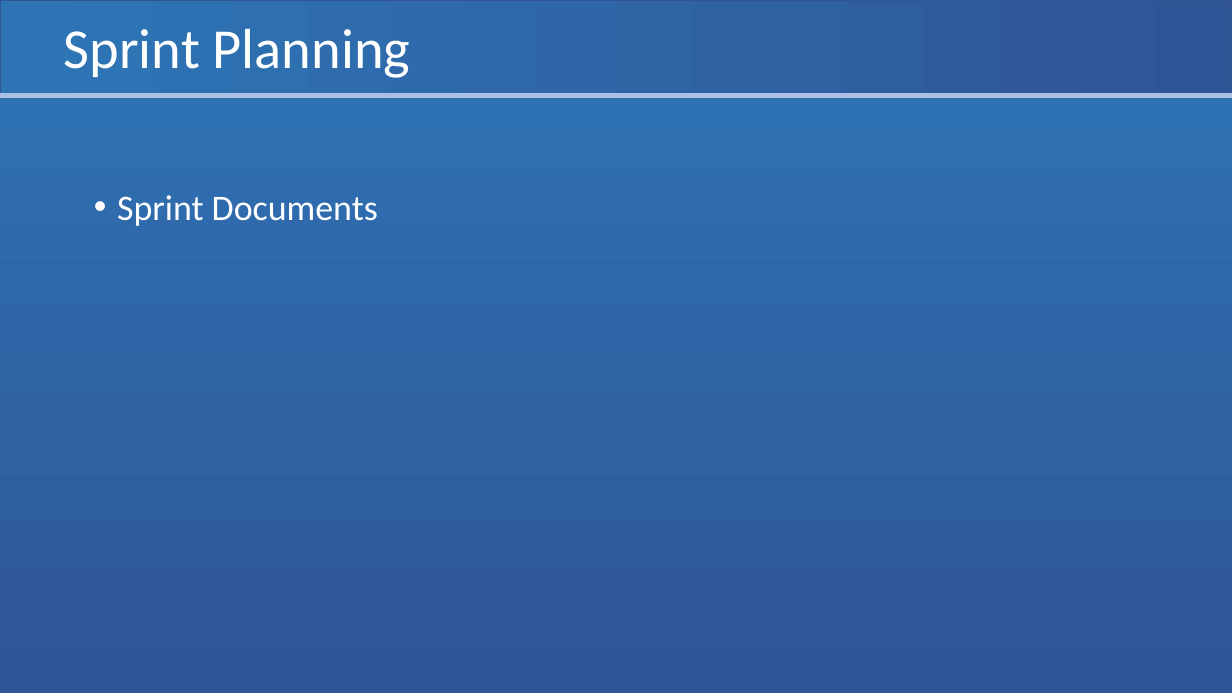
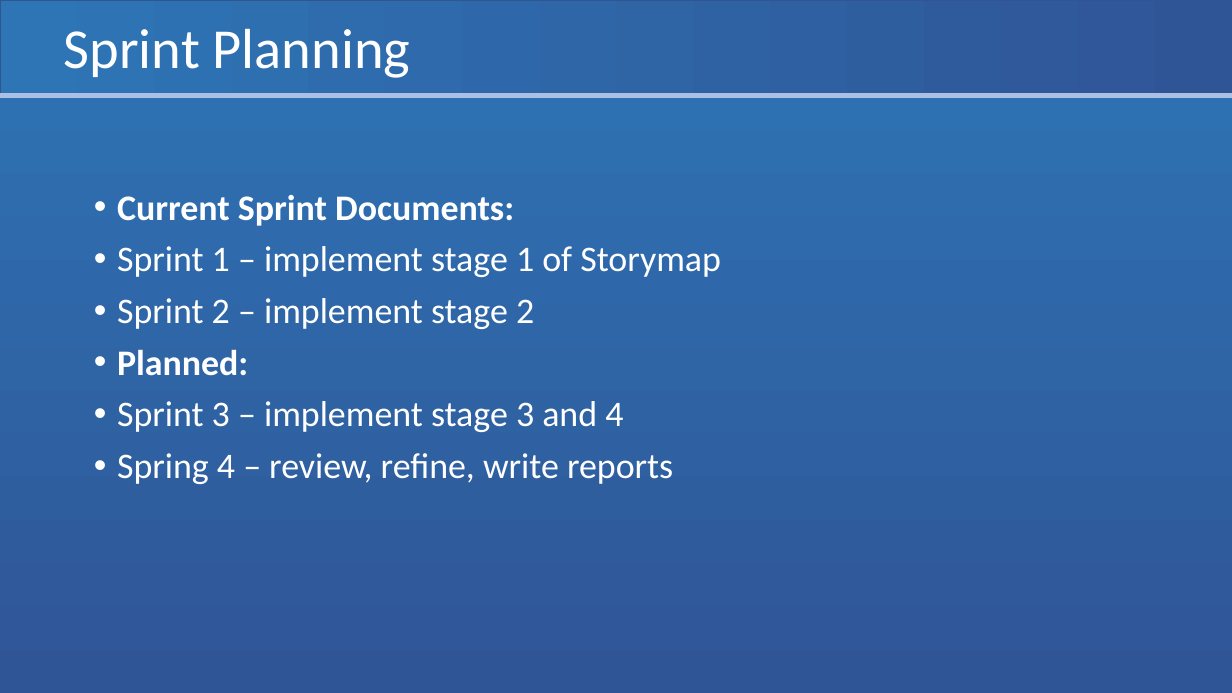
Before and after one commit to Eyo123/ISAD251REF, a slide deck: slide 5 of Documents/Presentations/PRCO204 Group Presentation 2.pptx (slide 4 before the commit). Drawn at 1232x693 pixels with LibreOffice and Linux fonts; fonts in the diff are those of the drawing. Boxes give left, top, right and bottom in pixels: in the first picture for what was removed or moved away, otherwise in the second. Text is boxed around its words. In the diff, an @@ line names an element or a change of style, - is before the commit and + after.

```diff
--- a/Documents/Presentations/PRCO204 Group Presentation 2.pptx
+++ b/Documents/Presentations/PRCO204 Group Presentation 2.pptx
@@ text at [117,195,721,484]: text changed @@
-• Sprint Documents
+• Current Sprint Documents:
+• Sprint 1 – implement stage 1 of Storymap
+• Sprint 2 – implement stage 2
+• Planned:
+• Sprint 3 – implement stage 3 and 4
+• Spring 4 – review, refine, write reports
```
Also in this commit, not shown: 1 other slide changed, 11 slides added.
